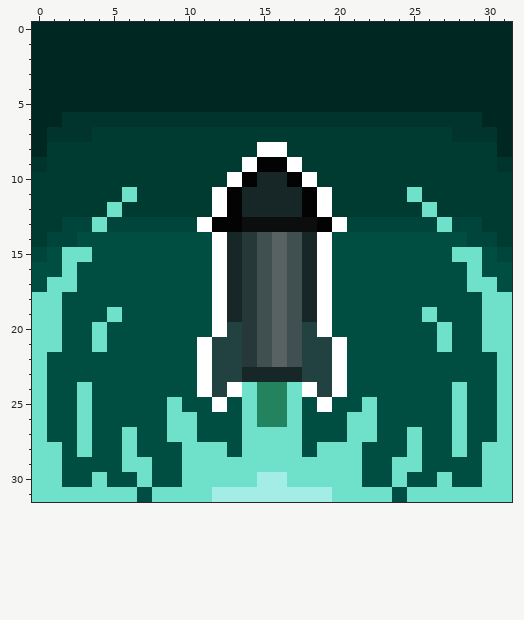
Pixel-art sprite, stored at Assets/Resources/Sprites/Items/Missile.png. Above, as it was before the edit.
The file is 32x32 pixels. Colours within 5 levels of each other are drawn and written as one.
New version:
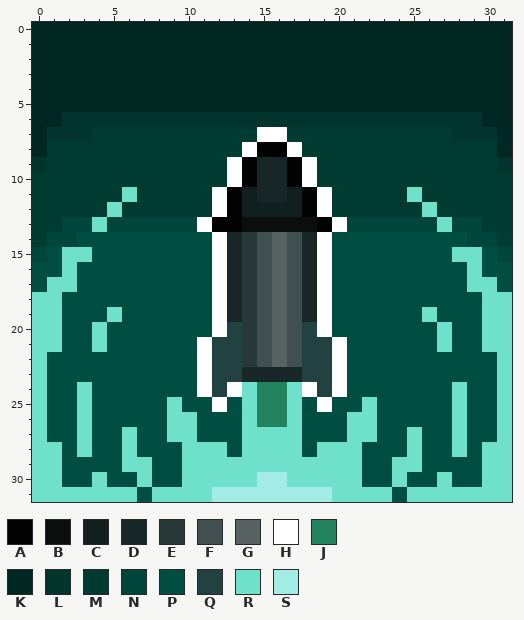
Palette (. is transparent): A #030303  B #0c0d0d  C #121f1f  D #172626  E #263838  F #404f4f  G #596262  H #ffffff  J #23835f  K #002721  L #00342c  M #003b32  N #00453b  P #004d41  Q #224242  R #6fe0c9  S #a4ece6
Change:
{"y":7,"x":15,"old":"MM","new":"HH"}
{"y":8,"x":14,"old":"MHHM","new":"HAAH"}
{"y":9,"x":13,"old":"MHAAHM","new":"HADDAH"}
{"y":11,"x":14,"old":"D","new":"C"}
{"y":11,"x":17,"old":"D","new":"C"}
{"y":12,"x":14,"old":"DDDD","new":"CCCC"}
{"label":"changed","picture_box":[227,127,317,217]}
